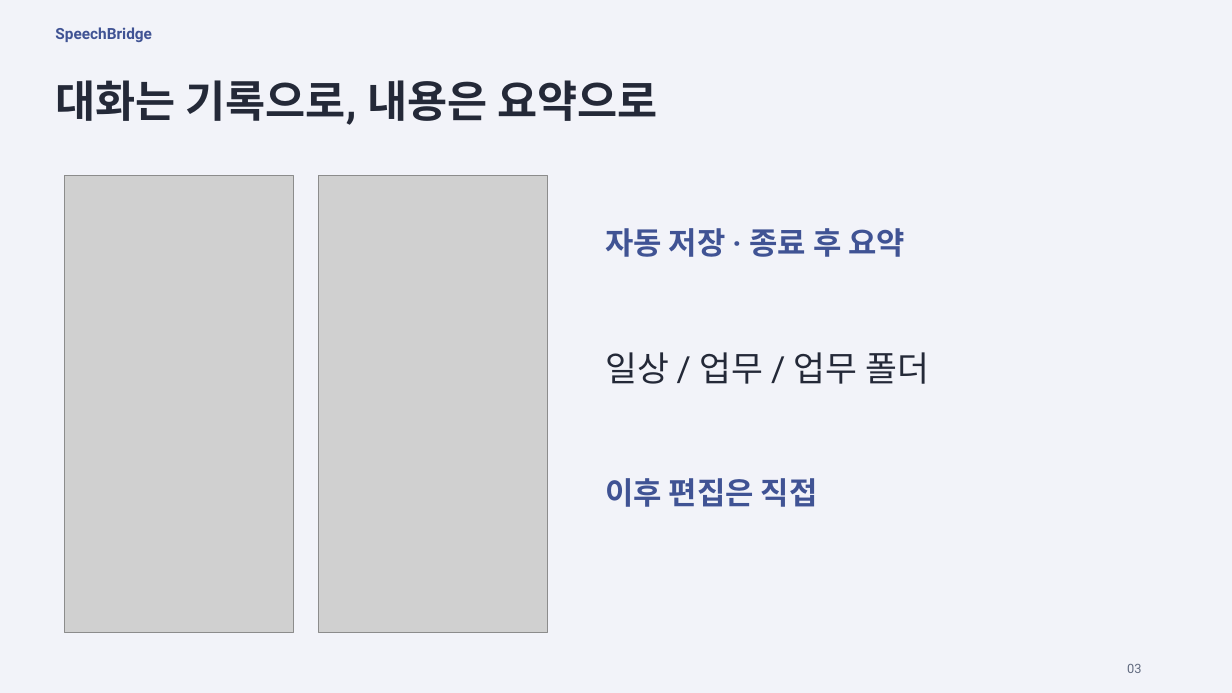
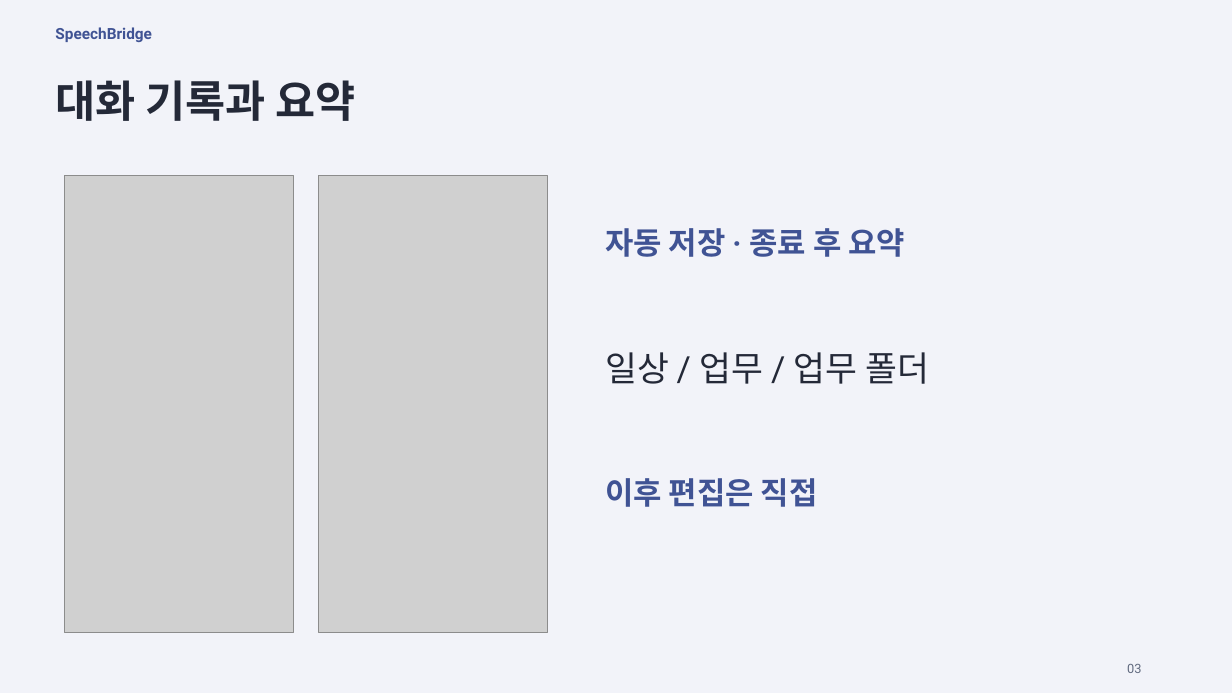
Before and after one commit to slfkalstks/SpeechBridge, a slide deck: slide 3 of presentation/SpeechBridge.pptx. Drawn at 1232x693 pixels with LibreOffice and Linux fonts; fonts in the diff are those of the drawing; grey boxes stand for pictures. Boxes give left, top, right and bottom in pixels: in the first picture for what was removed or moved away, otherwise in the second. Text is boxed around its words. In the diff, an @@ line names an element or a change of style, - is before the commit and + after.

```diff
--- a/presentation/SpeechBridge.pptx
+++ b/presentation/SpeechBridge.pptx
@@ text at bbox=[55, 80, 356, 121]: text changed @@
-대화는 기록으로, 내용은 요약으로
+대화 기록과 요약
```
Also in this commit, not shown: 3 other slides changed, 17 other files.
